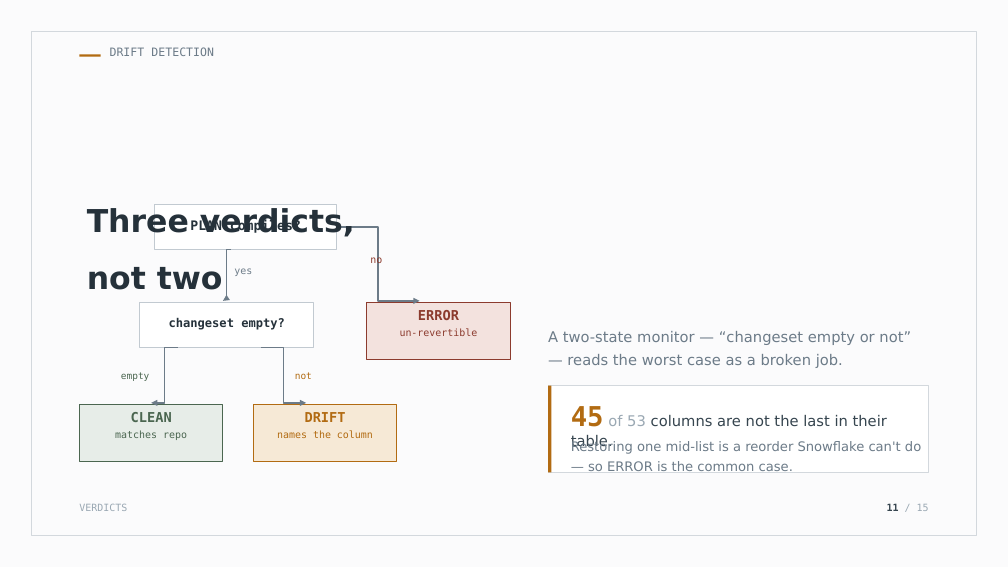
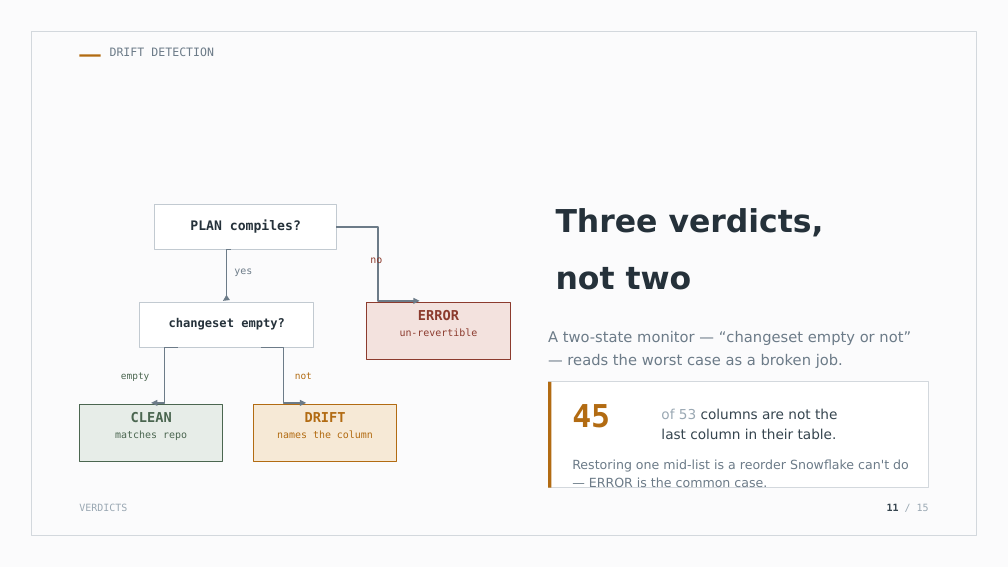
Before and after one commit to Codefordataengg/DMC_PBI, a slide deck: slide 11 of docs/DCM_Presentation.pptx. Drawn at 1008x567 pixels with LibreOffice and Linux fonts; fonts in the diff are those of the drawing. Boxes give left, top, right and bottom in pixels: in the first picture for what was removed or moved away, otherwise in the second. Text is boxed around its words. In the diff, an @@ line names an element or a change of style, - is before the commit and + after.

```diff
--- a/docs/DCM_Presentation.pptx
+++ b/docs/DCM_Presentation.pptx
@@ text "Three verdicts," rewrapped from (87,206,355,239) to (556,208,824,237) @@
@@ text "not two": place and size @@
-text "not two" at (87,267,223,290)
+text "not two" at (556,267,692,290)
@@ rectangle: place and size @@
-rectangle at (548,386,929,473)
+rectangle at (548,382,929,488)
@@ rectangle: place and size @@
-rectangle at (548,386,551,473)
+rectangle at (548,382,551,488)
@@ text added at (572,404,610,428), 30 pt, text #B26B12, bold @@
+45
@@ text at (661,408,837,439): text changed; size 14 to 13 pt @@
-45 of 53 columns are not the last in their table.
+of 53 columns are not the
+last column in their table.
@@ text at (572,459,909,488): text changed; size 12.5 to 12 pt @@
-Restoring one mid-list is a reorder Snowflake can't do — so ERROR is the common case.
+Restoring one mid-list is a reorder Snowflake can't do — ERROR is the common case.
```
Also in this commit, not shown: 2 other slides changed, 2 other files.
